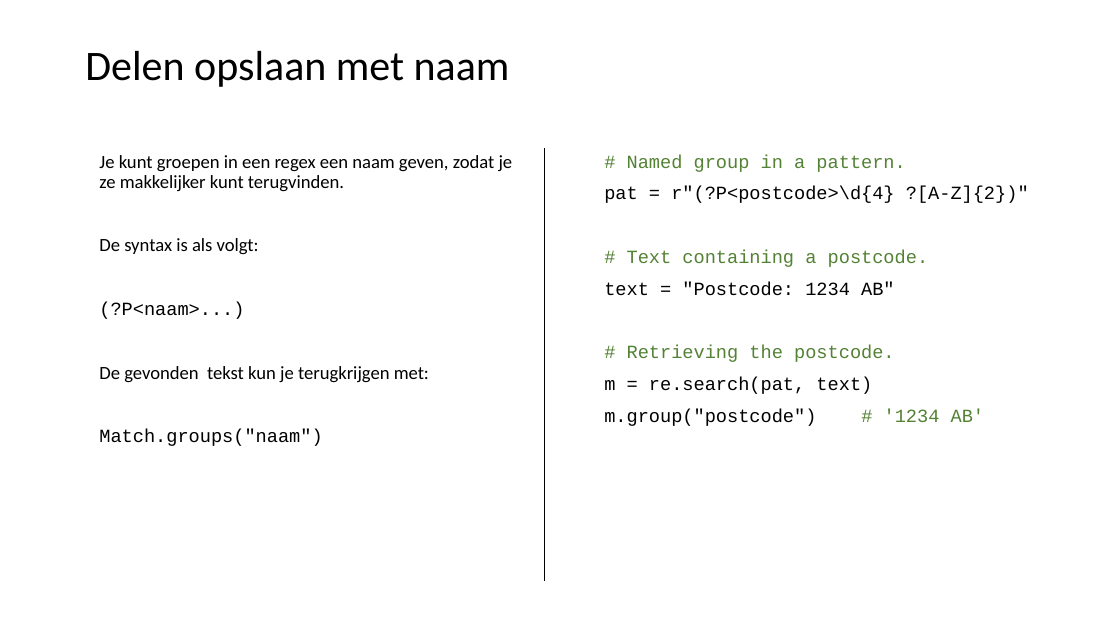
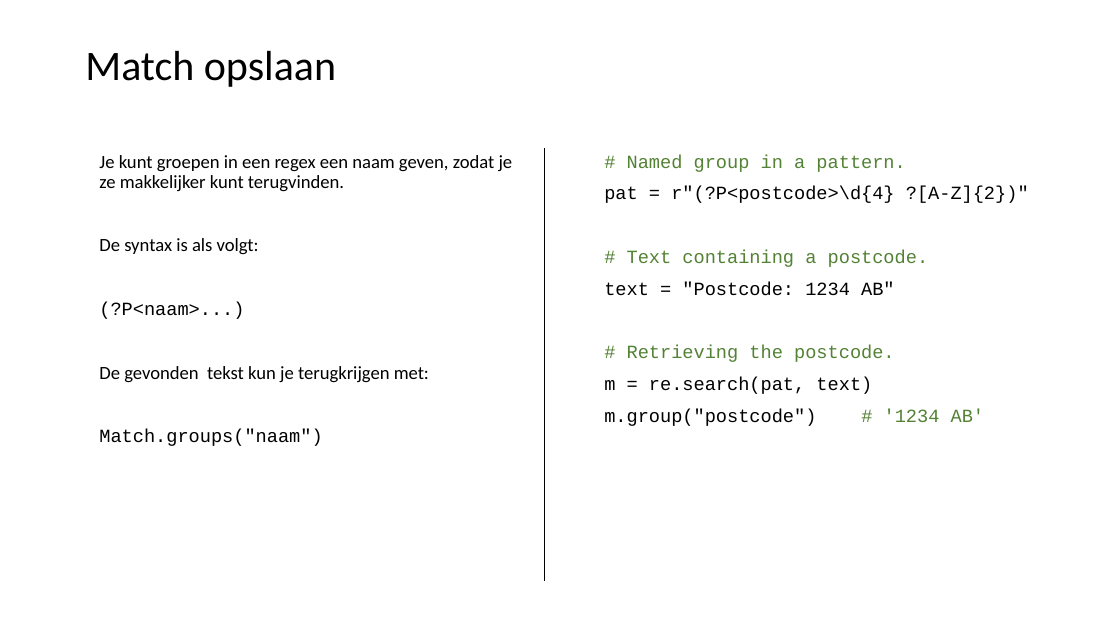
Before and after one commit to LFKoning/knowledge-sharing, a slide deck: slide 23 of python_trainees/5_nlp/python_traineeship_5.pptx (slide 29 before the commit). Drawn at 1120x630 pixels with LibreOffice and Linux fonts; fonts in the diff are those of the drawing. Boxes give left, top, right and bottom in pixels: in the first picture for what was removed or moved away, otherwise in the second. Text is boxed around its words. In the diff, an @@ line names an element or a change of style, - is before the commit and + after.

```diff
--- a/python_trainees/5_nlp/python_traineeship_5.pptx
+++ b/python_trainees/5_nlp/python_traineeship_5.pptx
@@ title at <box>85,51,336,87</box>: text changed @@
-Delen opslaan met naam
+Match opslaan
```
Also in this commit, not shown: 18 other slides changed, 2 slides removed, 1 other file.
